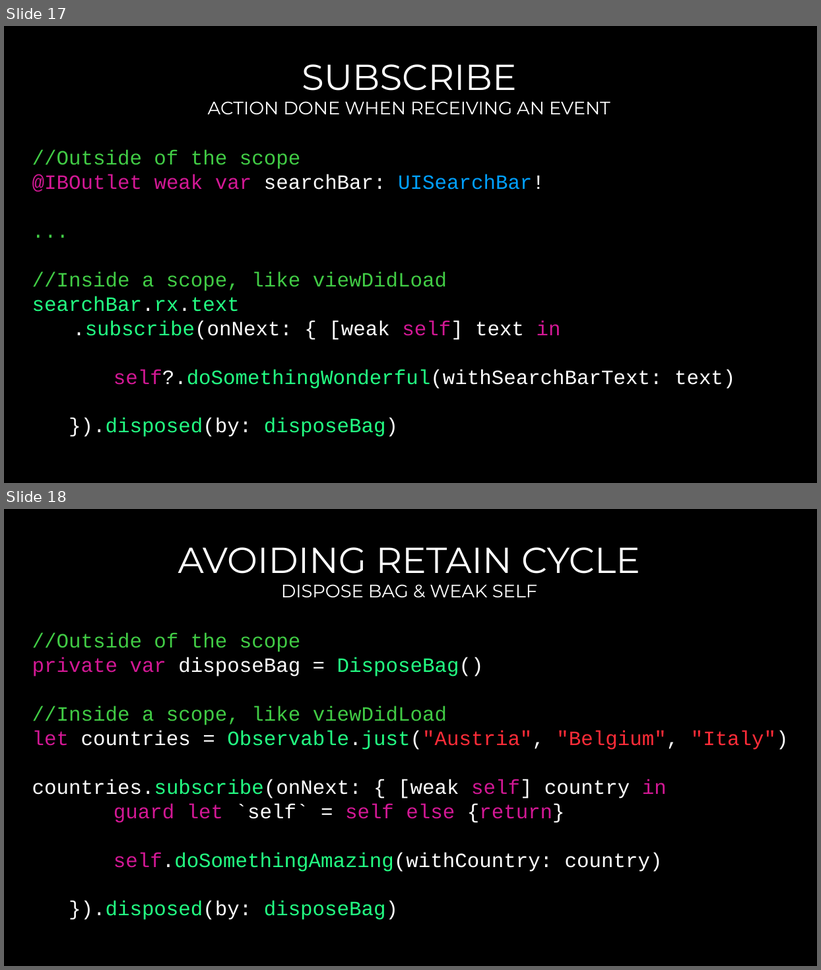
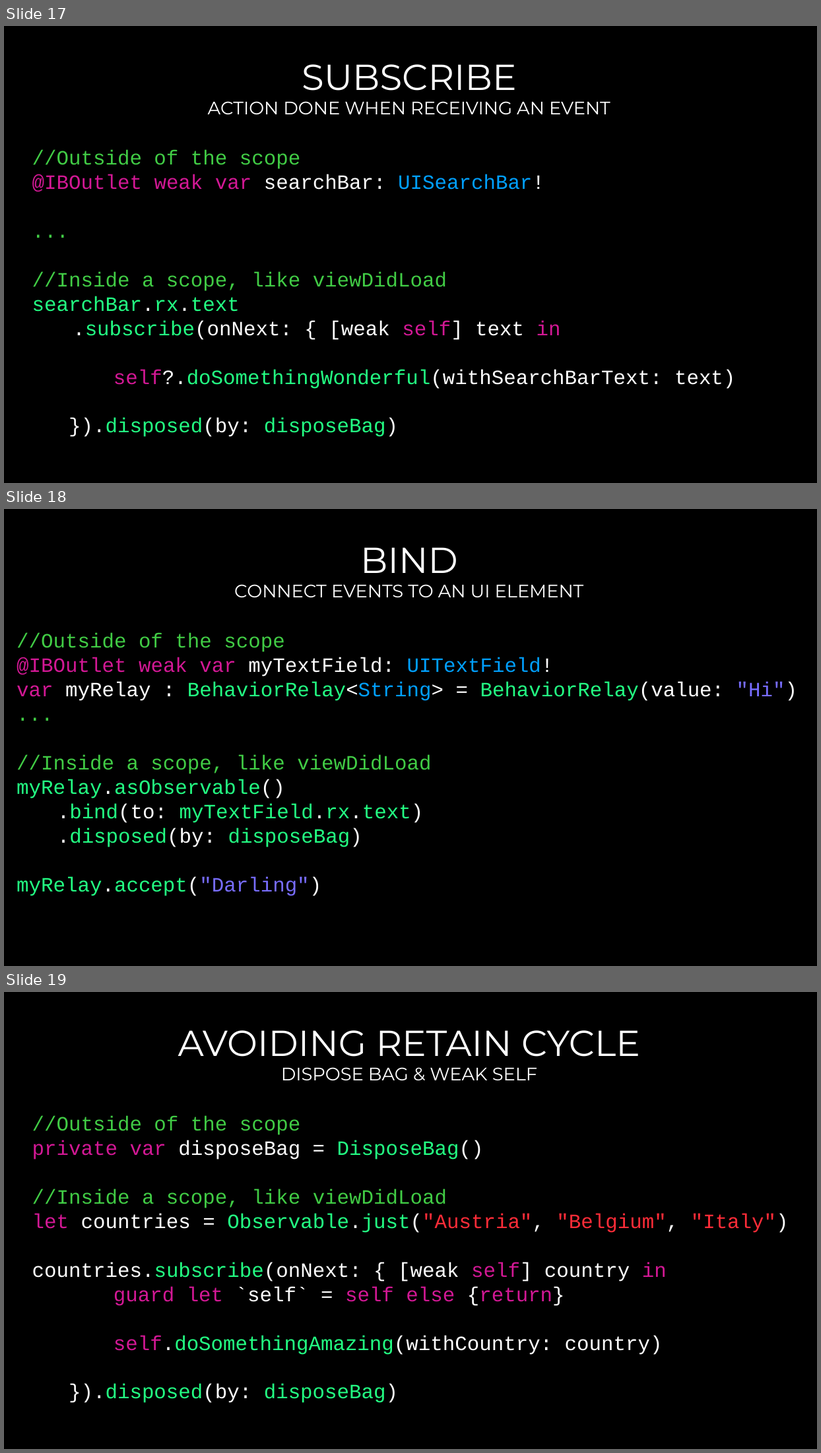
Before and after one commit to Garolla/LabCamp, a slide deck: RxSwift.pptx. Shown one above the other, each under a label of ours: slides 17 and 18 before the commit, slides 17, 18 and 19 after it. The pictures are 821x970 and 821x1453 pixels, drawn with LibreOffice and Linux fonts; fonts in the diff are those of the drawing; background and template pictures are left out. Boxes give left, top, right and bottom in pixels: in the first picture for what was removed or moved away, otherwise in the second. Text is boxed around its words. In the diff, an @@ line names an element or a change of style, - is before the commit and + after.

Commit message:
Added bind

```diff
--- a/RxSwift.pptx
+++ b/RxSwift.pptx
@@ slide 18 added at <box>4,509,817,966</box>, background #000000 @@
@@ title added at <box>360,547,458,573</box>, 32 pt, text #FFFFFF @@
+BIND
@@ subtitle added at <box>234,584,584,597</box>, 16 pt, text #FFFFFF @@
+CONNECT EVENTS TO AN UI ELEMENT
@@ text added at <box>17,633,797,896</box>, 18 pt, text #23FF83 @@
+//Outside of the scope
+@IBOutlet weak var myTextField: UITextField!
+var myRelay : BehaviorRelay<String> = BehaviorRelay(value: "Hi")
+...
+//Inside a scope, like viewDidLoad
+myRelay.asObservable()
+.bind(to: myTextField.rx.text)
+.disposed(by: disposeBag)
+myRelay.accept("Darling")
@@ what was slide 18 is now slide 19 @@
```
Also in this commit, not shown: 1 slide changed.
